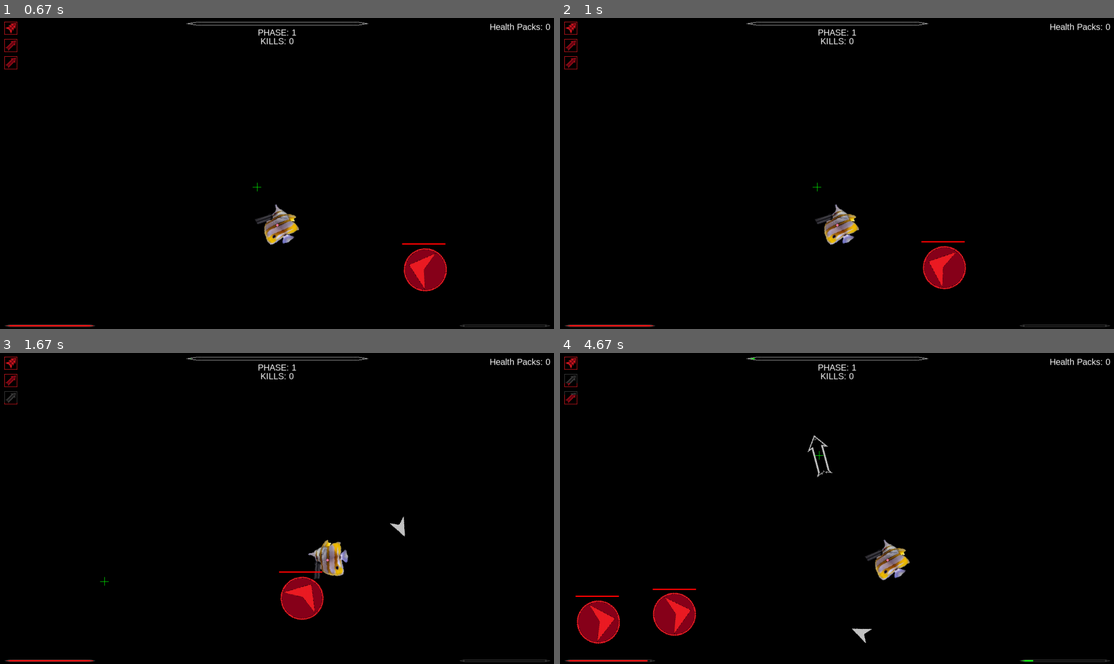
Above: before the commit, frames 1-4 (two rows, left to right).
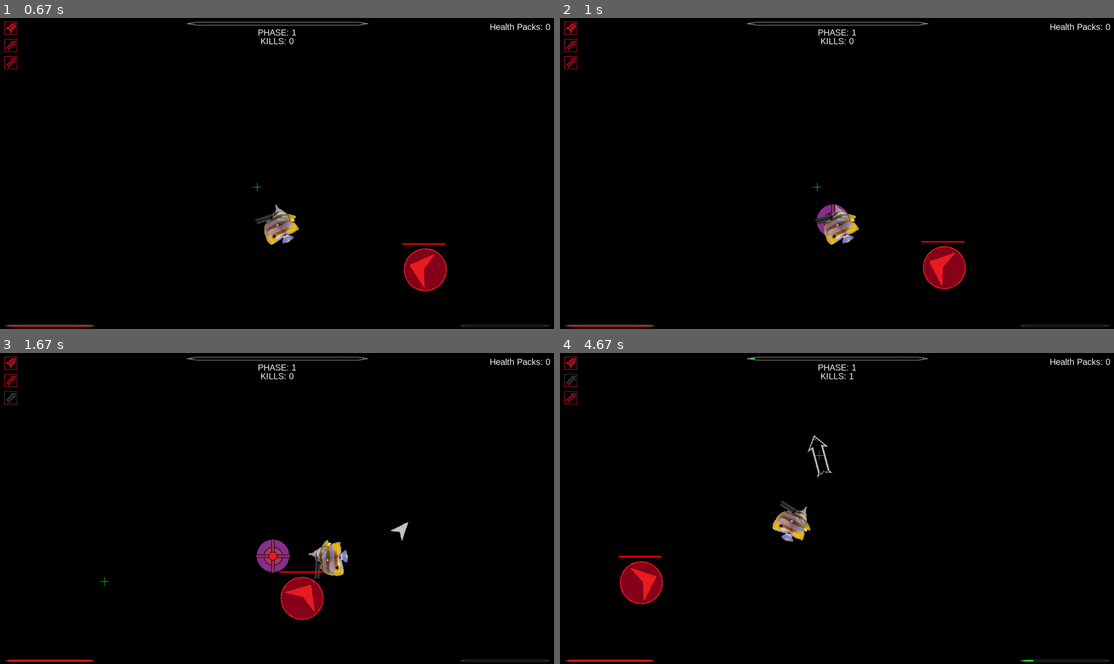
Above: after the commit, the same moments.

Repository: Jacob1Carter/BulletHellPygame
Game: pygame game, started from main.py
Two runs of this game, one before a commit and one after it. Both use one fixed random seed, a clock stepped at 60 frames per second and the inputs below.
Inputs (mouse positions are in pixels of both pictures, inside the frame that each line leads up to):
- Up to frame 1 (0.67 s): click (254, 185) at 0.38 s
- Up to frame 2 (1 s): tap F at 0.67 s
- Up to frame 3 (1.67 s): tap Q at 1 s; hold D from 1.33 s (still down); move the mouse to (105, 580) at 1.37 s; tap F at 1.4 s
- Up to frame 4 (4.67 s): tap F at 1.7, 1.9, 2.23, 2.53, 2.73, 3.03, 3.3, 3.97, 4.27, 4.4 s; release D at 1.8 s; hold W 1.83-2.13 s; move the mouse to (1041, 617) at 1.87 s; tap E at 1.98, 3.38, 4.48 s; hold D 2.17-2.63 s; move the mouse to (692, 393) at 2.2 s; hold A 2.67-3.2 s; move the mouse to (848, 402) at 2.7 s; hold S 3.23-3.53 s; move the mouse to (704, 446) at 3.27 s; click (809, 589) at 3.62 s; hold A 3.9-4.3 s; click (842, 539) at 3.98 s; hold D from 4.33 s (still down); click (820, 455) at 4.42 s

Frame 1 is identical in both runs. In frame 2, 0.2% of the frame differs, in the area x 46-52%, y 59-70%; in frame 3, 0.6%; in frame 4, 3.9%, in the area x 2-64%, y 6-100%.

Commit message:
Warp created

Diff:
--- a/entities.py
+++ b/entities.py
@@ -210,6 +210,9 @@
         self.cooldown_rate = 30 / main.FPS
         self.kills = 0
         self.collected_health_packs = []
+        self.warps = []
+        self.warp_max_cooldown = 5 * main.FPS
+        self.warp_cooldown = 0
 
     def dash(self, x, y):  # dash in the direction of the mouse
         a = abs(self.x - x)
@@ -265,6 +268,29 @@
 
     def glaive(self):
         return Glaive(self)
+
+    def place_warp(self):
+        return Warp(self)
+
+    def activate_warp(self, warp):
+        self.x = warp.x - (warp.width // 2)
+        self.y = warp.y - (warp.height // 2)
+        warp.detonate(self)
+
+
+class Warp:
+    def __init__(self, player):
+        self.x = player.x - (player.width // 2)
+        self.y = player.y - (player.height // 2)
+        self.cast_time = 1 * main.FPS
+        self.width = 80
+        self.height = 80
+        self.rect = main.pygame.Rect(self.x, self.y, self.width, self.height)
+        self.img = main.pygame.transform.scale(main.pygame.image.load(main.os.path.join("Assets", "warp-point.png")), (self.width, self.height))
+
+    def detonate(self, player):
+        player.warps = []
+        player.warp_cooldown = player.warp_max_cooldown
 
 
 class Glaive:
@@ -295,6 +321,8 @@
         self.rotated_img = self.img
         self.rect = self.img.get_rect(center=(player.x, player.y))
         self.damage = 50
+        self.rotate_speed = 23546756 / main.FPS
+        self.display_angle = self.angle
         #   self.y += 40
 
 
--- a/main.py
+++ b/main.py
@@ -182,6 +182,26 @@
         player.glaive_active_cooldown = 0
         player.glaive_cooldown_f = 0
         player.glaive_ico_i = 0
+
+    #   warp
+
+    if keys_pressed[pygame.K_f]:
+        if len(player.warps) == 0:
+            if player.warp_cooldown == 0:
+                player.warps.append(player.place_warp())
+        else:
+            if player.warps[0].cast_time <= 0:
+                print("FLAG")
+                player.activate_warp(player.warps[0])
+
+    if player.warp_cooldown > 0:
+        player.warp_cooldown -= 1
+
+    for warp in player.warps:
+        if warp.cast_time > 0:
+            warp.cast_time -= 1
+
+        print(warp.cast_time)
 
     #   check health pack
 
@@ -255,13 +275,20 @@
 
 def handle_glaives(glaives, player, enemies):
     for glaive in glaives:
+        #   Move
+
         glaive.angle += glaive.vel
         glaive.x = player.x + glaive.radius * math.cos(glaive.angle)
         glaive.y = player.y + glaive.radius * math.sin(glaive.angle)
 
-        rotation_angle = -math.degrees(glaive.angle) + 180
-        glaive.rotated_img = pygame.transform.rotate(glaive.img, rotation_angle)
+        glaive.rotated_img = pygame.transform.rotate(glaive.img, glaive.display_angle)
         glaive.rect = glaive.rotated_img.get_rect(center=(glaive.x, glaive.y))
+
+        #   Rotate
+
+        glaive.display_angle -= glaive.rotate_speed
+
+        #   Check for hit
 
         for enemy in enemies:
             distance = math.sqrt((glaive.x - enemies[enemy].x) ** 2 + (glaive.y - enemies[enemy].y) ** 2)
@@ -344,11 +371,15 @@
 
 
 def display(player, enemies, dashes, bullets, r_icos, glaive_icos, rockets, glaives, attribute_bar_ico, progress_bar_ico,
-            health_packs,
-            reticule, phase, runtime, ui):
+            health_packs, reticule, phase, runtime, ui):
     WIN.fill(COLOURS["black"])
     for pack in health_packs:
         WIN.blit(pack.img, pack.rect)
+
+    #   Show warp point
+
+    for warp in player.warps:
+        WIN.blit(warp.img, warp.rect)
 
     #   Show bullets
 
Binary file added: Assets/warp-point.png
